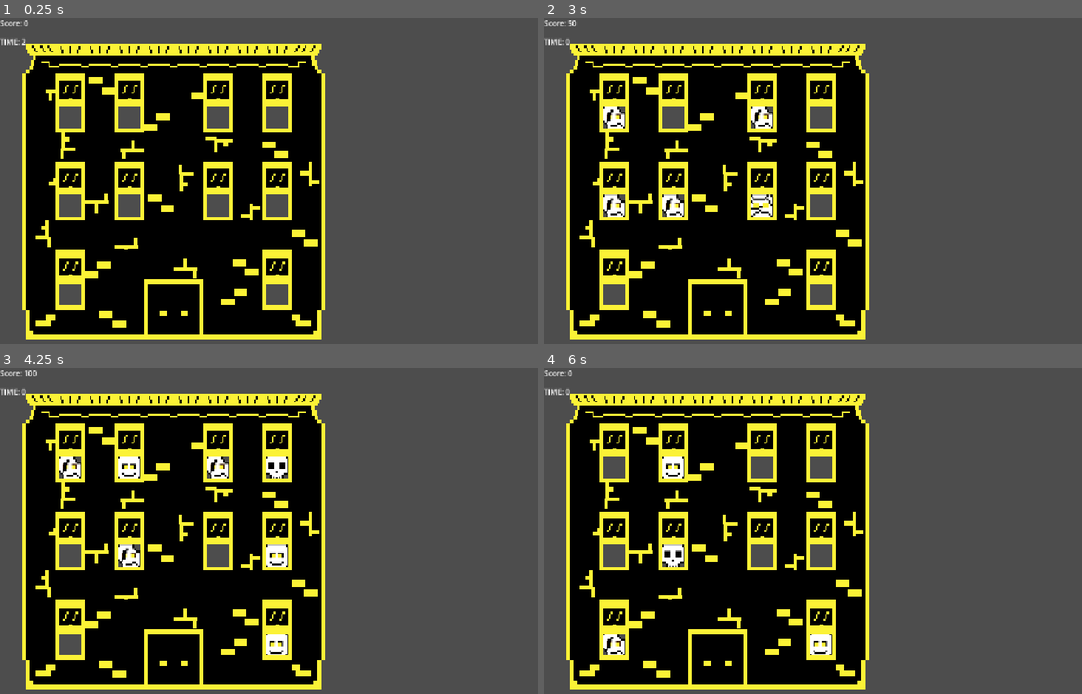
Above: before the commit, frames 1-4 (two rows, left to right).
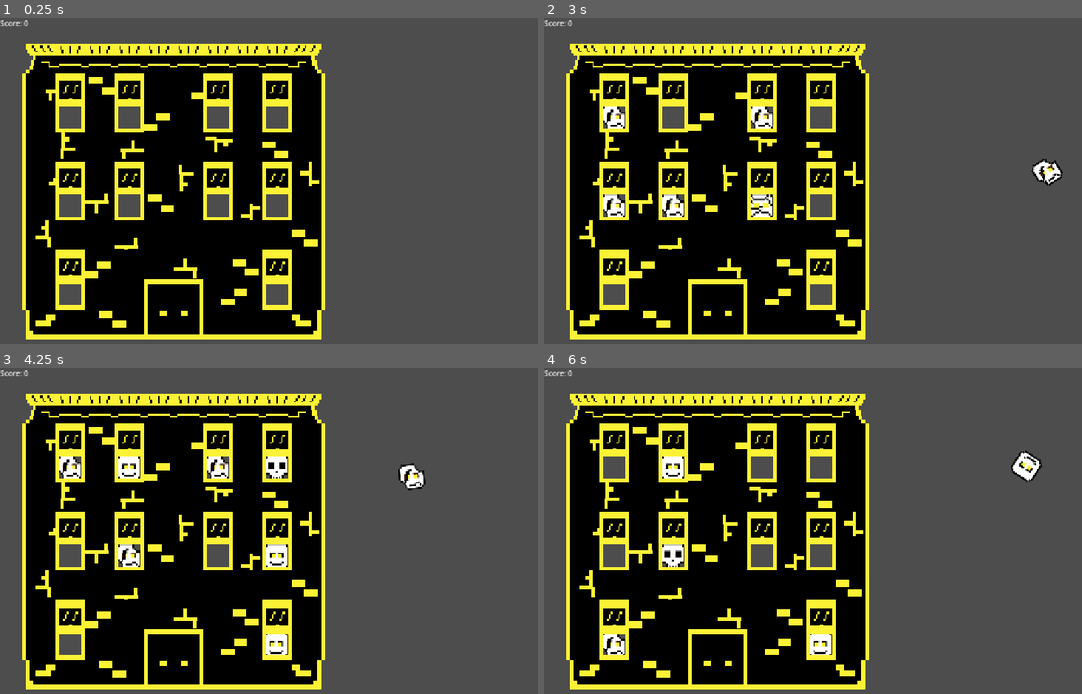
Above: after the commit, the same moments.

Repository: Pin7i7o/Baglord
Game: Godot game, scene res://Scenes/main.tscn
Two runs of this game, one before a commit and one after it. Both use one fixed random seed, a clock stepped at 60 frames per second and the inputs below.
Inputs (mouse positions are in pixels of both pictures, inside the frame that each line leads up to):
- Up to frame 1 (0.25 s): no input
- Up to frame 2 (3 s): tap Enter at 0.5 s; move the mouse to (613, 148) at 0.52 s; click (613, 148) at 0.6 s; tap Space at 1.25 s; move the mouse to (673, 148) at 1.27 s; click (673, 148) at 1.35 s; move the mouse to (764, 148) at 2.02 s; click (764, 148) at 2.1 s; move the mouse to (823, 119) at 2.77 s; click (823, 119) at 2.85 s
- Up to frame 3 (4.25 s): move the mouse to (69, 557) at 3.52 s; click (69, 557) at 3.6 s
- Up to frame 4 (6 s): move the mouse to (673, 557) at 4.27 s; click (673, 557) at 4.35 s; move the mouse to (759, 586) at 5.02 s; click (759, 586) at 5.1 s; tap Enter at 5.75 s; move the mouse to (823, 557) at 5.77 s; click (823, 557) at 5.85 s

The runs differ from the first frame. In frame 1, less than 0.1% of the frame differs, in the area x 0-5%, y 6-9%; in frame 2, 0.4%; in frame 3, 0.4%; in frame 4, 0.4%, in the area x 0-93%, y 6-36%.

Commit message:
Added monster spawning feature when hitting

Diff:
--- a/Scenes/main.tscn
+++ b/Scenes/main.tscn
@@ -64,6 +64,8 @@
 [node name="Monster10" parent="Monsters" unique_id=774500907 instance=ExtResource("1_bo1nx")]
 position = Vector2(152, 664)
 
+[node name="MonstersSprites" type="Node2D" parent="." unique_id=431633819]
+
 [node name="ScoreLabel" type="Label" parent="." unique_id=1341521540]
 offset_right = 69.0
 offset_bottom = 23.0
@@ -74,14 +76,7 @@
 tile_map_data = PackedByteArray("AAAFACkACwADAAIAAAAlACkACwAEAAEAAAABACUACwAEAAIAAAABACEACwAEAAIAAAABAB0ACwAEAAIAAAABAB …(1952 unchanged characters)…
 tile_set = SubResource("TileSet_5qihg")
 
-[node name="Timer" type="Timer" parent="." unique_id=2026717707]
-wait_time = 2.0
-one_shot = true
-autostart = true
-
 [node name="TimerLabel" type="Label" parent="." unique_id=918382439]
 offset_top = 40.0
 offset_right = 40.0
 offset_bottom = 63.0
-
-[connection signal="timeout" from="Timer" to="." method="_on_timer_timeout"]
--- /dev/null
+++ b/Scenes/spawned_monster.tscn
@@ -0,0 +1,6 @@
+[gd_scene format=3 uid="uid://b3ijgxje2v28r"]
+
+[ext_resource type="Script" uid="uid://cdy05im526s8o" path="res://Scipts/spawned_monster.gd" id="1_6xgiw"]
+
+[node name="Sprite2D" type="Sprite2D" unique_id=847937858]
+script = ExtResource("1_6xgiw")
--- a/Scipts/game_manager.gd
+++ b/Scipts/game_manager.gd
@@ -2,26 +2,36 @@
 
 @onready var score_label: Label = $ScoreLabel
 @onready var monsters: Node2D = $Monsters
-
-@onready var timer: Timer = $Timer
-@onready var timer_label: Label = $TimerLabel
+@onready var monsters_sprites: Node2D = $MonstersSprites
 
 var score: int = 0
+var spawned_monster_scene = preload("res://Scenes/spawned_monster.tscn")
 
 func _ready() -> void:
 	score_label.text = ("Score: 0")
+
 	for monster in monsters.get_children():
-		monster.update_score.connect(_update_score)
+		monster.update_score_signal.connect(_update_score)
+		monster.spawn_sprite_signal.connect(_spawn_sprite)
 
-func _process(delta: float) -> void:
-	timer_label.text = "TIME: " + str(ceili(timer.time_left))
+func _generate_random_poisition() -> Vector2:
+	var rng_x = randf_range(832, 1152)
+	var rng_y = randf_range(64, 320)
+
+	return Vector2(rng_x, rng_y)
 
 func _update_score(points: int) -> void:
 	if (score + points) < 0:
 		score = 0
 	else:
 		score+= points
-	score_label.text = ("Score: " + str(score))
 
-func _on_timer_timeout() -> void:
-	print("game over")
+func _spawn_sprite(sprite_path: String) -> void:
+	var new_monster_instance = spawned_monster_scene.instantiate() as Sprite2D
+
+	new_monster_instance.texture = load(sprite_path)
+	new_monster_instance.global_position = Vector2(randf_range(832, 1152), randf_range(64, 320))
+	new_monster_instance.rotation_degrees = randi() % 361
+	new_monster_instance.speed = randf_range(150, 300)
+
+	monsters_sprites.add_child(new_monster_instance)
--- a/Scipts/monster.gd
+++ b/Scipts/monster.gd
@@ -1,6 +1,7 @@
 extends Node2D
 
-signal update_score
+signal update_score_signal
+signal spawn_sprite_signal
 
 @onready var sprite_2d: Sprite2D = $Sprite2D
 @onready var collision_shape_2d: CollisionShape2D = $CollisionShape2D
@@ -73,7 +74,8 @@
 
 func _on_input_event(_viewport: Node, event: InputEvent, _shape_idx: int) -> void:
 	if event.is_action_released("click") and can_hit:
-		update_score.emit(monster_points.get(type_of_monster))
+		update_score_signal.emit(monster_points.get(type_of_monster))
+		spawn_sprite_signal.emit(monster_sprite_path.get(type_of_monster))
 		can_hit = false
 		_movement(Vector2.DOWN, true, true)
 
--- /dev/null
+++ b/Scipts/spawned_monster.gd
@@ -0,0 +1,10 @@
+extends Sprite2D
+
+var speed: float = 0.0
+
+func _process(delta: float) -> void:
+	print(position)
+	position.y += speed * delta
+
+	if position.y > 400:
+		queue_free()
Not shown, added: Scipts/spawned_monster.gd.uid
